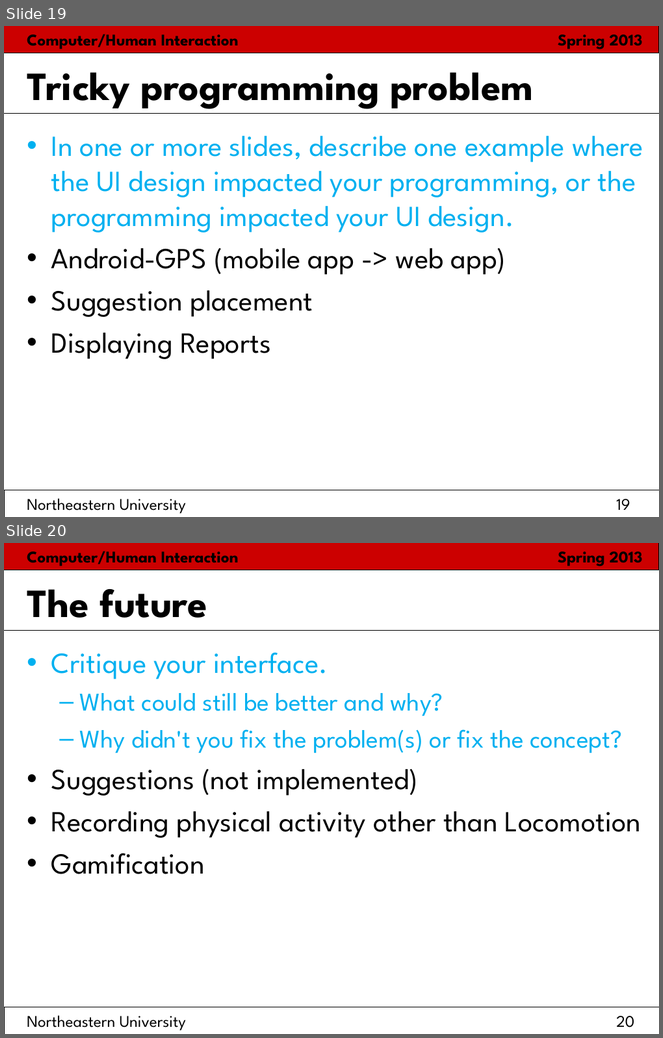
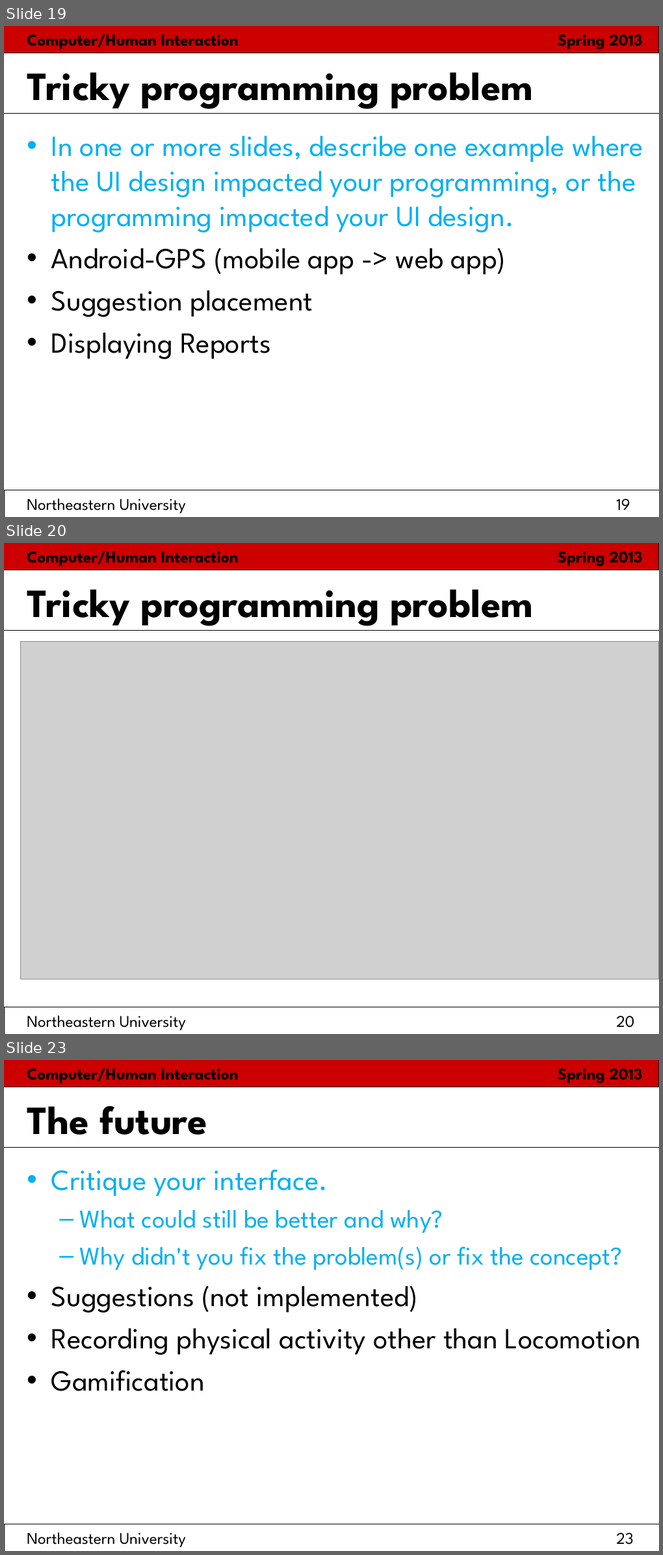
Before and after one commit to hci2014/sandbox, a slide deck: FinalPresentationTemplate.ppt. Shown one above the other, each under a label of ours: slides 19 and 20 before the commit, slides 19, 20 and 23 after it; the slides between them are not shown. The pictures are 663x1038 and 663x1555 pixels, drawn with LibreOffice and Linux fonts; fonts in the diff are those of the drawing; grey boxes stand for pictures. Boxes give left, top, right and bottom in pixels: in the first picture for what was removed or moved away, otherwise in the second. Text is boxed around its words. In the diff, an @@ line names an element or a change of style, - is before the commit and + after.

```diff
--- a/FinalPresentationTemplate.ppt
+++ b/FinalPresentationTemplate.ppt
@@ slide 20 added at box(4, 543, 659, 1034), background #FFFFFF; not listed: 6 template elements that a slide beside it also shows @@
@@ title added at box(27, 589, 533, 626), 44 pt, text #000000, bold @@
+Tricky programming problem
@@ picture added at box(20, 641, 659, 980) @@
@@ what was slide 20 is now slide 23 @@
@@ page number at box(27, 1533, 634, 1548): text changed @@
-Northeastern University 20
+Northeastern University 23
```
Also in this commit, not shown: 6 slides changed, 6 other slides added, 2 slides removed.
